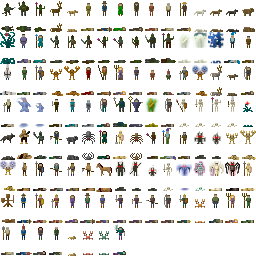
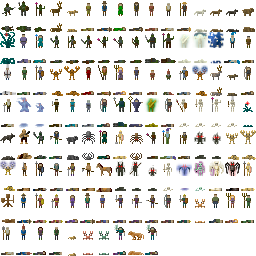
Layered file, before and after one edit (256px x 256px). Changes by layer:
painted on "Background" over (128, 224, 158, 255)
